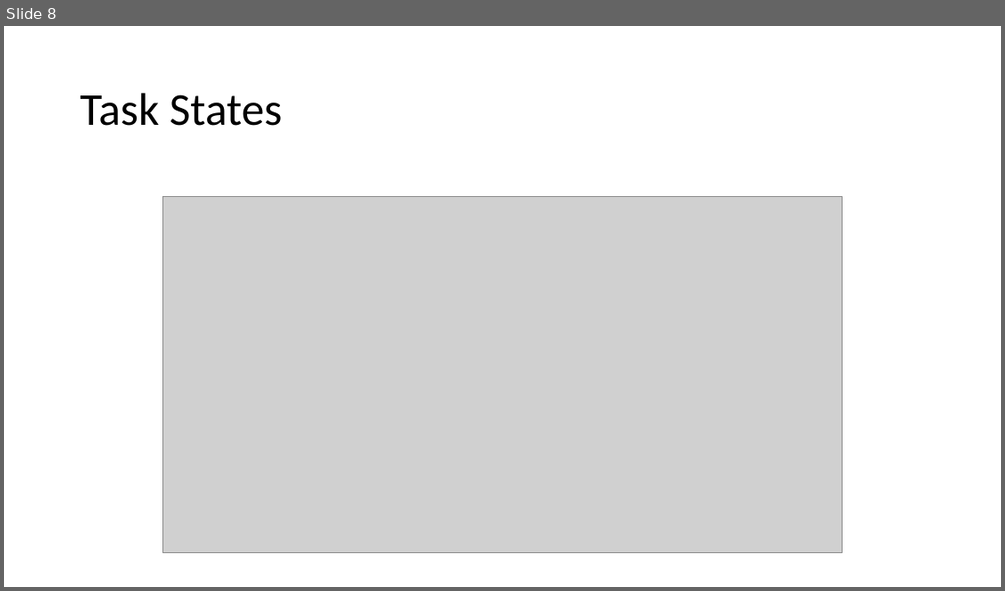
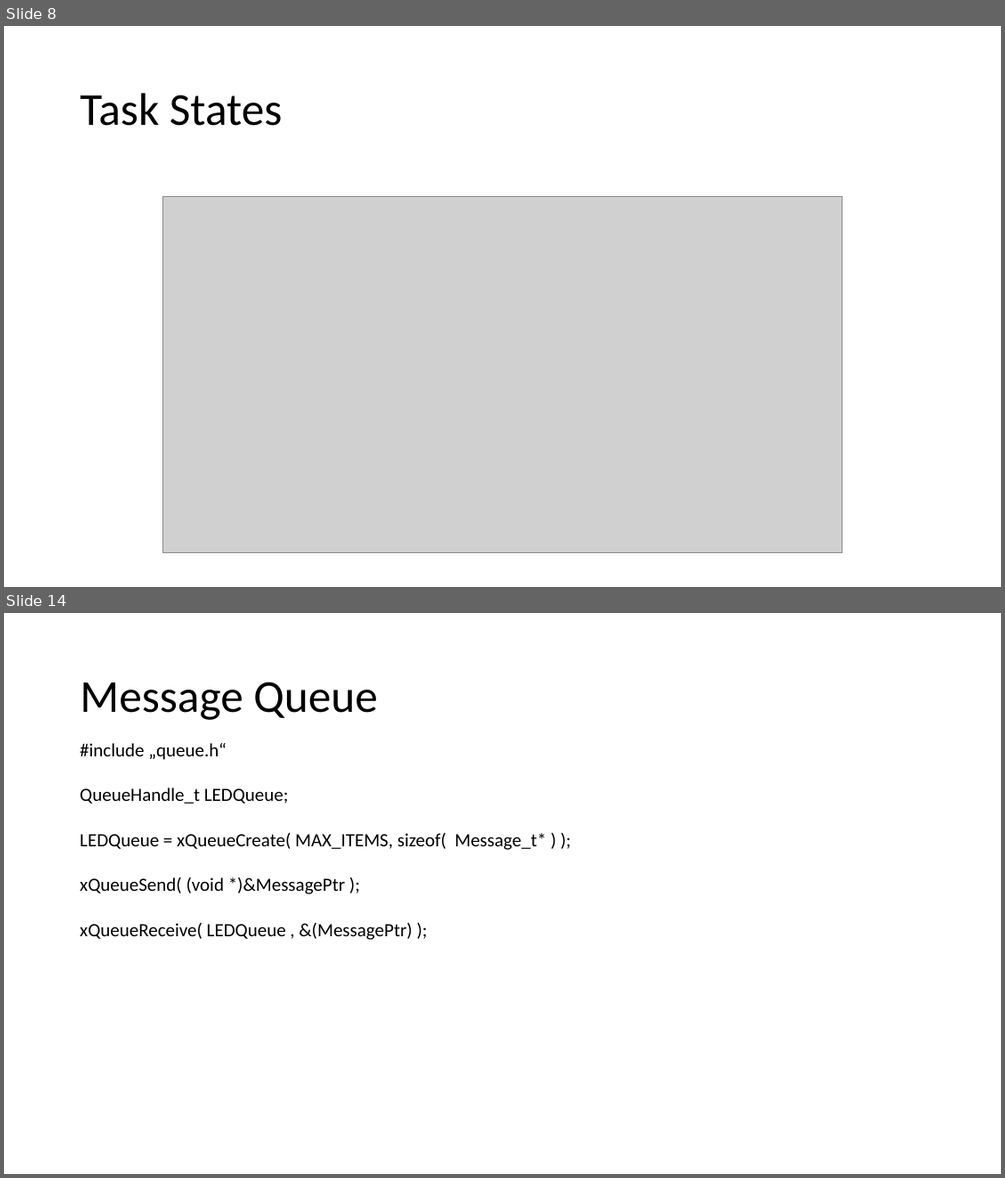
Before and after one commit to lschaer/INTRO_TEAM_BRUSCH, a slide deck: Recap/RecapPP.pptx. Shown one above the other, each under a label of ours: slide 8 before the commit, slides 8 and 14 after it; the slides between them are not shown. The pictures are 1005x591 and 1005x1178 pixels, drawn with LibreOffice and Linux fonts; fonts in the diff are those of the drawing; grey boxes stand for pictures. Boxes give left, top, right and bottom in pixels: in the first picture for what was removed or moved away, otherwise in the second. Text is boxed around its words. In the diff, an @@ line names an element or a change of style, - is before the commit and + after.

```diff
--- a/Recap/RecapPP.pptx
+++ b/Recap/RecapPP.pptx
@@ slide 14 added at (4,613,1001,1174), background #FFFFFF @@
@@ title added at (80,682,377,720), 44 pt, text #000000 @@
+Message Queue
@@ text added at (80,743,546,940), 18 pt, text #000000 @@
+#include „queue.h“
+QueueHandle_t LEDQueue;
+LEDQueue = xQueueCreate( MAX_ITEMS, sizeof( Message_t* ) );
+xQueueSend( (void *)&MessagePtr );
+xQueueReceive( LEDQueue , &(MessagePtr) );
```
Also in this commit, not shown: 5 other slides added.
